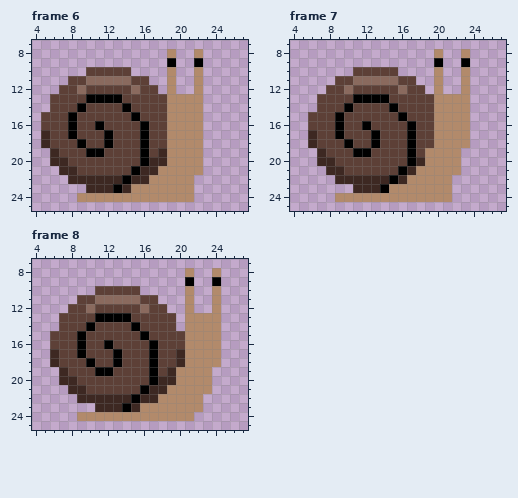
Pixel-art file: Assets/Art/Enemy/Snail/Hurt/Snail_Hurt_Left.aseprite. That is the earlier state.
32x32 pixels, 8 frames. Shown: frame 6: x 4..27, y 7..25; frame 7: x 4..27, y 7..25; frame 8: x 4..27, y 7..25. The commit also changed other frames, which this record leaves out.
The result:
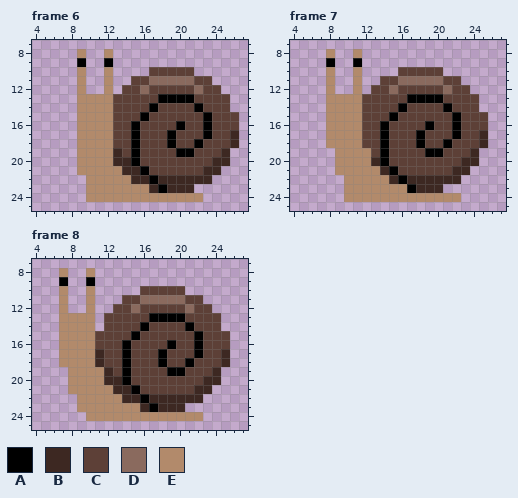
Palette (. is transparent): A #000000  B #3d2822  C #5d4037  D #8a6a5e  E #b28a6b
The author wrote: Added Hermit Shell Item
The exact change:
Changed rows in their new state; - is an unchanged pixel.
Frame 6, layers "Face", "Body", "Shell":
first column x 5:
 8 ----E--E------.--.----
 9 ----A--A------.--.----
10 ----E..E..--CCCCC.----
11 ---.E..E..--DDDDDCC---
12 --..E..E.-CD-CCCCDCC--
13 -...EEEEC----AAAACCCC-
14 -...EEEE-C--A-CCCACCC-
15 ....EEEE--CA--CCCCACCC
16 ....EEEE--AC--CACCACCC
17 ....EEEE--AC--ACCCACCB
18 ....EEEE--AC--ACCACCCB
19 -...EEEEB-AC-CCAACCCB-
20 -...EEEEBBACCCCCCCCBB-
21 --..EEEEEBBACCCCCCBB--
22 ---..EEEEE--ABBBBBB---
23 -----EEEEE--BABBB-----
24 ----.------------E----
Frame 7, layers "Face", "Body", "Shell":
first column x 6:
 8 --E--E--------.--.--
 9 --A--A--------.--.--
10 --E--E....CCCCC--.--
11 --E..E..CCDDDDDCC.--
12 --E..E.--DC--CCDCC--
13 -.EEEECCC--AAAACCCC-
14 -.EEEE---CA---CACCC-
15 ..EEEE---AC---CCACCC
16 ..EEEEC-A--C-ACCACCC
17 ..EEEE-CA--CA-CCACCB
18 ..EEEE-CA--CA-CACCCB
19 -..EEEE-A--C-AACCCB-
20 -..EEEEBA--CCCCCCBB-
21 --.EEEEEBACCCCCCBB--
22 ---.EEEEEBABBBBBB---
23 ----EEEEE--ABBB.----
24 ---.------------E---
Frame 8, layers "Face", "Body", "Shell":
first column x 6:
 8 -E--E----------.--.-
 9 -A--A----------.--.-
10 -E--E.....CCCCC.--.-
11 -E-.E...CCDDDDDCC-.-
12 -E..E..--DC--CCDCC.-
13 -EEEE.CCC--AAAACCCC-
14 -EEEE.---CA---CACCC-
15 .EEEE----AC----CACCC
16 .EEEE-C-A--C-A-CACCC
17 .EEEEB-CA--CA-CCACCB
18 .EEEEB-CA--CA-CACCCB
19 -.EEEEB-A--C-AACCCB-
20 -.EEEEBBA--CCCCCCBB-
21 --EEEEEBBACCCCCCBB--
22 ---EEEEE-BA-BBBBB---
23 ---EEEEEEEBABBB..---
24 ---.------------E---
